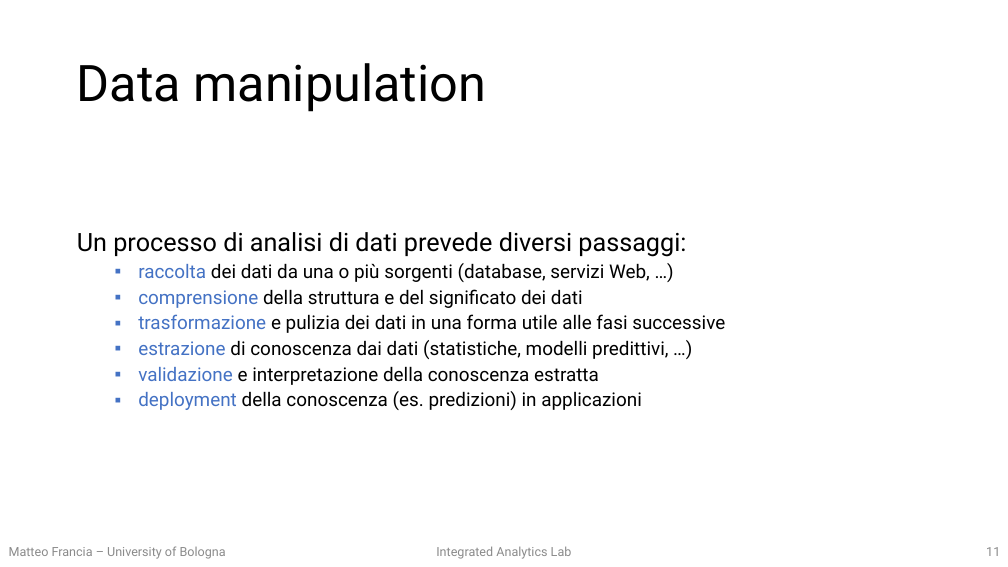
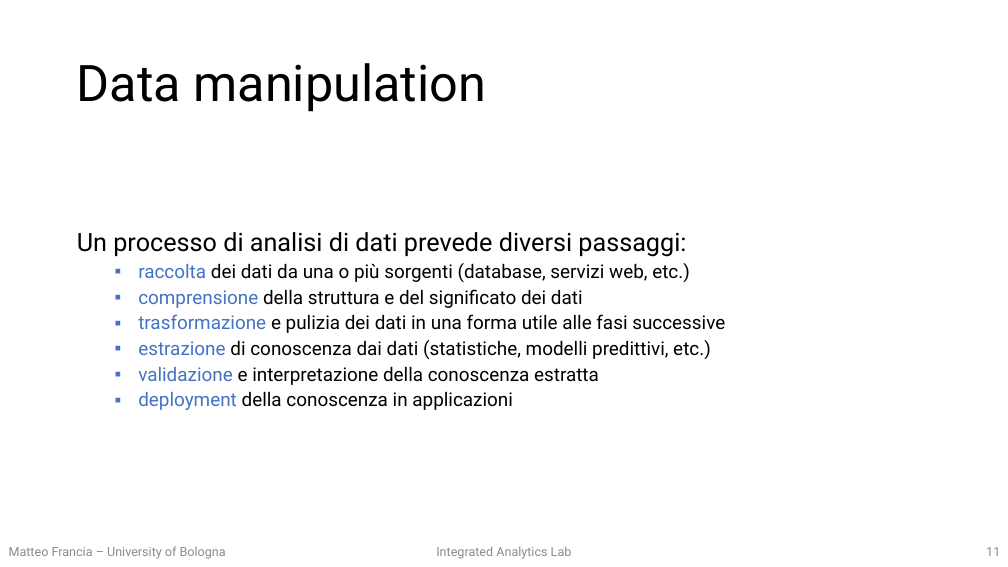
Before and after one commit to w4bo/teaching-handsondatapipelines, a slide deck: slide 11 of 01-DataPreprocessing/01-slides.pptx. Drawn at 1008x567 pixels with LibreOffice and Linux fonts; fonts in the diff are those of the drawing. Boxes give left, top, right and bottom in pixels: in the first picture for what was removed or moved away, otherwise in the second. Text is boxed around its words. In the diff, an @@ line names an element or a change of style, - is before the commit and + after.

```diff
--- a/01-DataPreprocessing/01-slides.pptx
+++ b/01-DataPreprocessing/01-slides.pptx
@@ text at box(138, 263, 690, 282): text changed @@
-  ▪ raccolta dei dati da una o più sorgenti (database, servizi Web, …)
+  ▪ raccolta dei dati da una o più sorgenti (database, servizi web, etc.)
@@ text at box(138, 340, 711, 359): text changed @@
-  ▪ estrazione di conoscenza dai dati (statistiche, modelli predittivi, …)
+  ▪ estrazione di conoscenza dai dati (statistiche, modelli predittivi, etc.)
@@ text at box(138, 391, 513, 410): text changed @@
-  ▪ deployment della conoscenza (es. predizioni) in applicazioni
+  ▪ deployment della conoscenza in applicazioni
```
Also in this commit, not shown: 5 other slides changed, 1 slide added, 3 other files.
